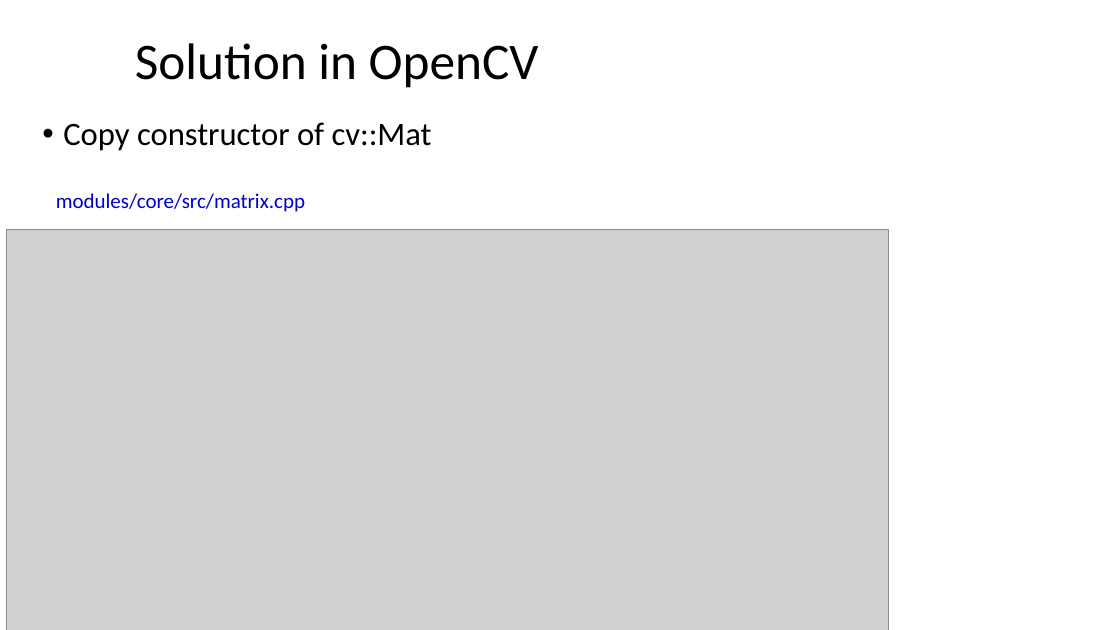
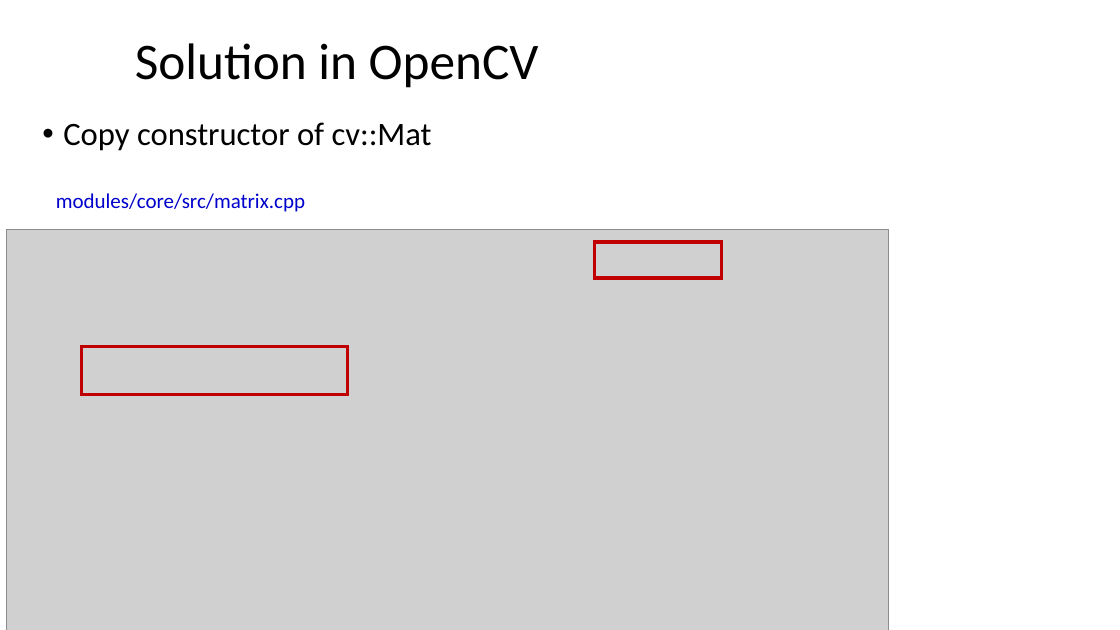
Before and after one commit to dayekuaipao/CPPLearning, a slide deck: slide 18 of week11/Lecture11.pptx. Drawn at 1120x630 pixels with LibreOffice and Linux fonts; fonts in the diff are those of the drawing; grey boxes stand for pictures; background and template pictures are left out. Boxes give left, top, right and bottom in pixels: in the first picture for what was removed or moved away, otherwise in the second. Text is boxed around its words. In the diff, an @@ line names an element or a change of style, - is before the commit and + after.

```diff
--- a/week11/Lecture11.pptx
+++ b/week11/Lecture11.pptx
@@ rectangle added at <box>594,242,722,278</box>, outline #C00000 3 pt @@
@@ rectangle added at <box>82,347,348,395</box>, outline #C00000 3 pt @@
```
Also in this commit, not shown: 7 other slides changed, 3 other files.
